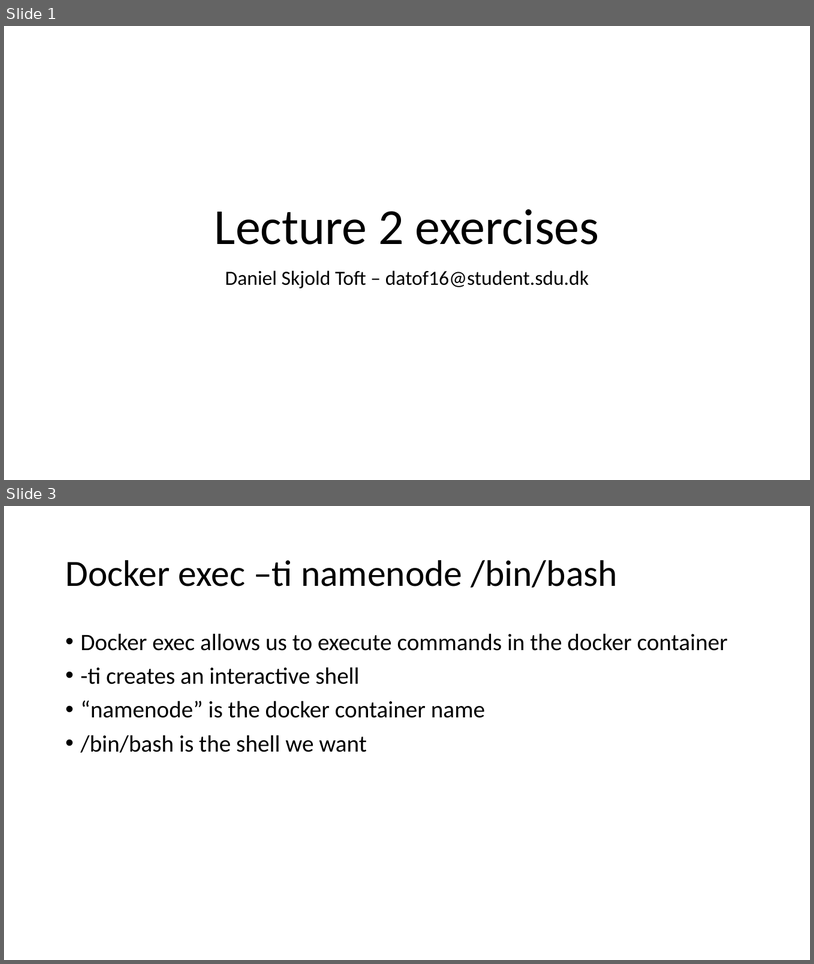
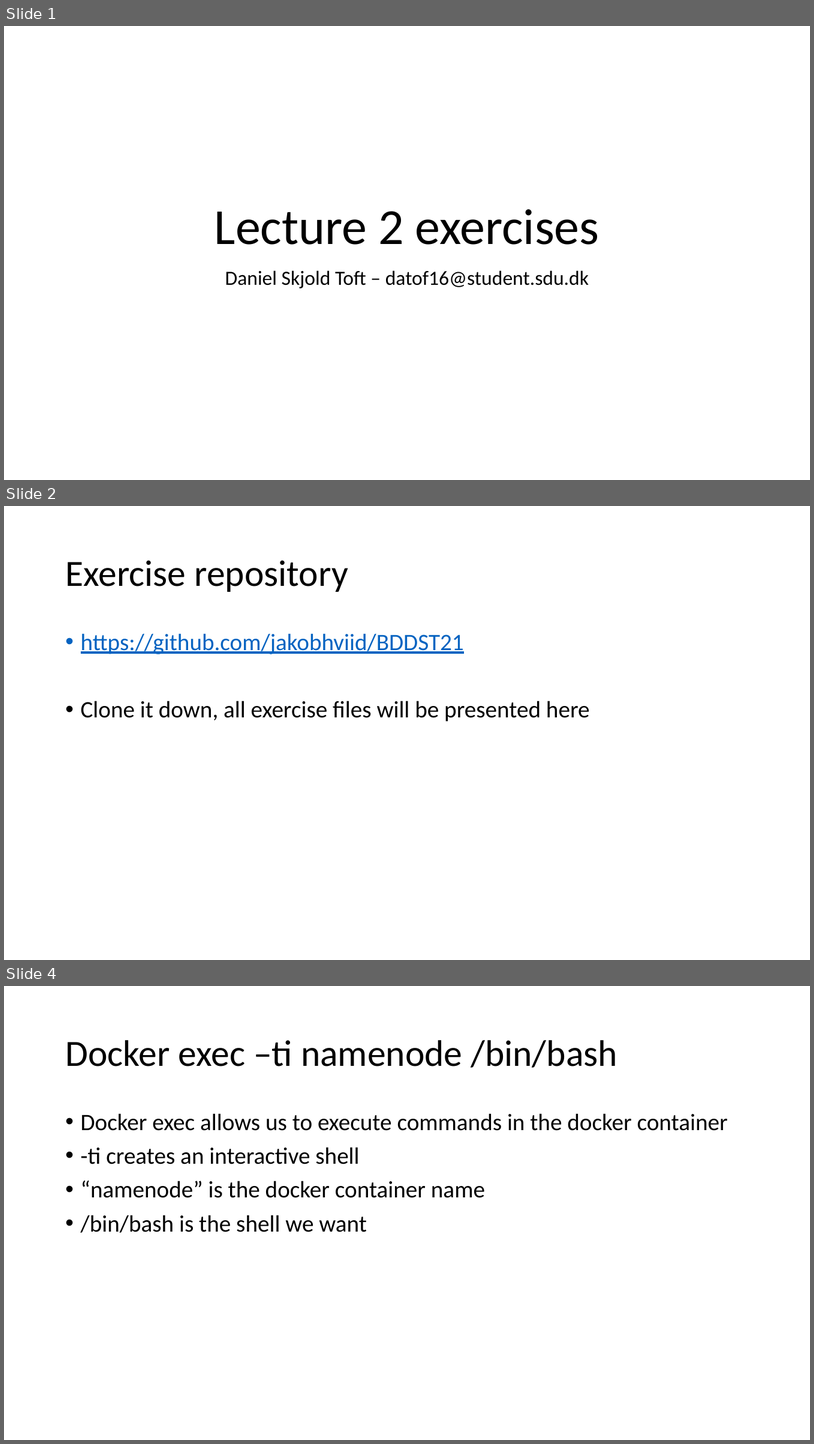
Before and after one commit to jakobhviid/BDDST21, a slide deck: Lecture2/Lecture2Ex.pptx. Shown one above the other, each under a label of ours: slides 1 and 3 before the commit, slides 1, 2 and 4 after it; the slides between them are not shown. The pictures are 814x964 and 814x1444 pixels, drawn with LibreOffice and Linux fonts; fonts in the diff are those of the drawing. Boxes give left, top, right and bottom in pixels: in the first picture for what was removed or moved away, otherwise in the second. Text is boxed around its words. In the diff, an @@ line names an element or a change of style, - is before the commit and + after.

```diff
--- a/Lecture2/Lecture2Ex.pptx
+++ b/Lecture2/Lecture2Ex.pptx
@@ slide 2 added at [4, 506, 810, 960], background #FFFFFF @@
@@ title added at [65, 560, 348, 592], 44 pt, text #000000 @@
+Exercise repository
@@ text added at [81, 633, 590, 721], 28 pt, text #000000 @@
+• https://github.com/jakobhviid/BDDST21
+• Clone it down, all exercise files will be presented here
@@ what was slide 3 is now slide 4 @@
```
Also in this commit, not shown: 1 slide changed, 1 other file.
